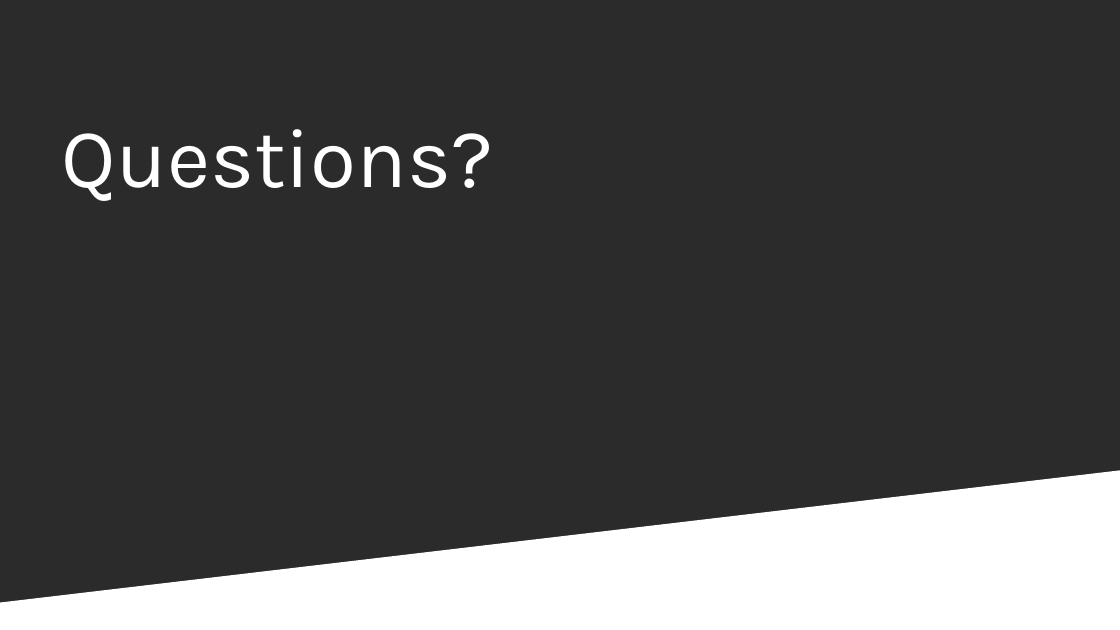
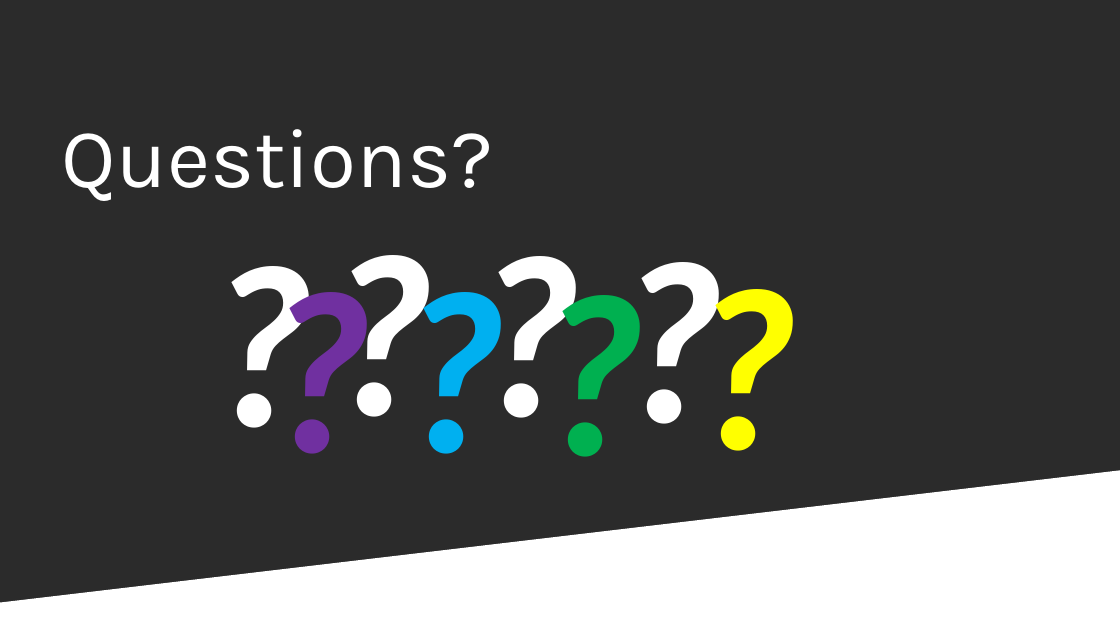
Before and after one commit to SQLDBAWithABeard/Presentations, a slide deck: slide 18 of 2018/24 HoP/PowerShell.pptx (slide 16 before the commit). Drawn at 1120x630 pixels with LibreOffice and Linux fonts; fonts in the diff are those of the drawing; background and template pictures are left out; a plain dark background stands for a picture behind light text. Boxes give left, top, right and bottom in pixels: in the first picture for what was removed or moved away, otherwise in the second. Text is boxed around its words. In the diff, an @@ line names an element or a change of style, - is before the commit and + after.

```diff
--- a/2018/24 HoP/PowerShell.pptx
+++ b/2018/24 HoP/PowerShell.pptx
@@ text added at <box>315,209,454,477</box>, 149.2 pt, text #FFFFFF, bold, italic @@
+?
@@ text added at <box>196,221,335,488</box>, 149.2 pt, text #FFFFFF, bold, italic @@
+?
@@ text added at <box>463,211,601,478</box>, 149.2 pt, text #FFFFFF, bold, italic @@
+?
@@ text added at <box>606,216,745,484</box>, 149.2 pt, text #FFFFFF, bold, italic @@
+?
@@ text added at <box>253,246,392,514</box>, 149.2 pt, text #7030A0, bold, italic @@
+?
@@ text added at <box>388,246,526,514</box>, 149.2 pt, text #00B0F0, bold, italic @@
+?
@@ text added at <box>526,250,665,517</box>, 149.2 pt, text #00B050, bold, italic @@
+?
@@ text added at <box>680,244,819,512</box>, 149.2 pt, text #FFFF00, bold, italic @@
+?
```
Also in this commit, not shown: 2 other slides changed, 16 slides added, 13 slides removed.
